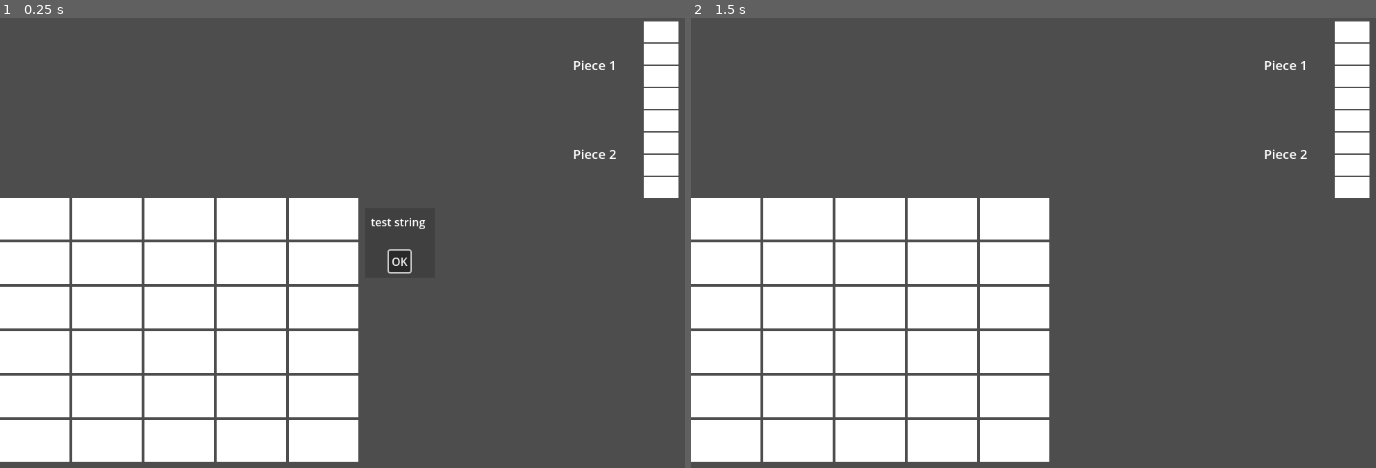
Above: before the commit, frames 1-2 (left to right).
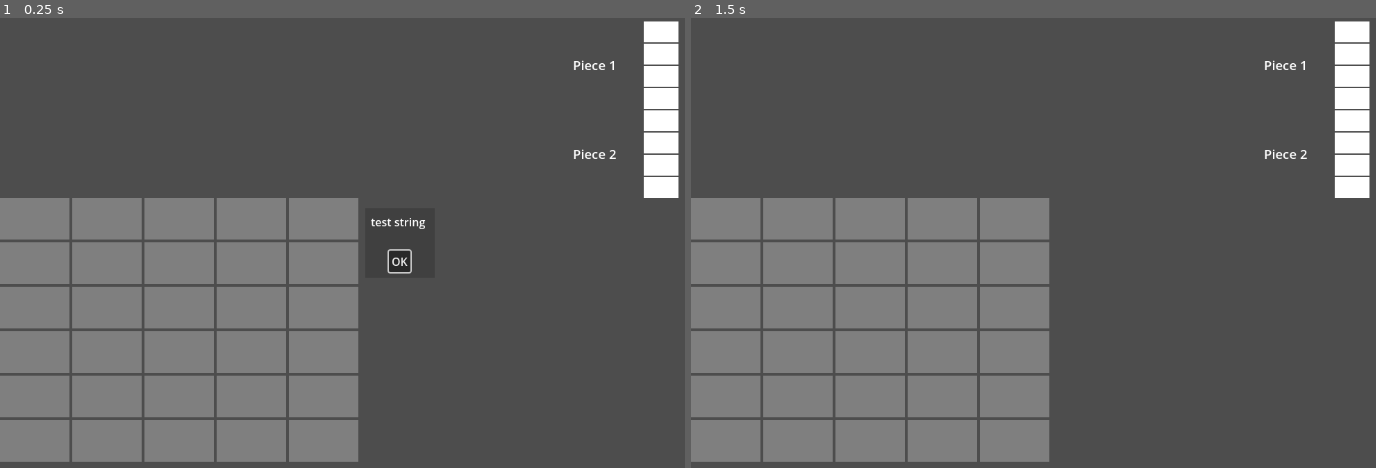
Above: after the commit, the same moments.

Repository: AlexanderHarrison/trillionaire
Game: Godot game, scene res://root.tscn
Same seed, same stepped clock (60 frames per second), same inputs: the game is played once before the commit and once after it.
Inputs (mouse positions are in pixels of both pictures, inside the frame that each line leads up to):
- Up to frame 1 (0.25 s): no input
- Up to frame 2 (1.5 s): click "OK" at 0.5 s; tap Enter at 1.25 s; move the mouse to (1314, 63) at 1.27 s; click (1314, 63) at 1.42 s

The runs differ from the first frame. In frame 1, 29% of the frame differs, in the area x 0-53%, y 40-99%; in frame 2, 29%.

Commit message:
schedule changes

Diff:
--- a/free_hour.tscn
+++ b/free_hour.tscn
@@ -2,4 +2,4 @@
 
 [node name="GridSpot" type="ColorRect"]
 custom_minimum_size = Vector2(100, 60)
-color = Color(1, 1, 1, 0)
+color = Color(1, 1, 1, 0.282353)
--- a/schedule.tscn
+++ b/schedule.tscn
@@ -1,6 +1,6 @@
 [gd_scene load_steps=2 format=3 uid="uid://b7ydvhu6dysqm"]
 
-[ext_resource type="PackedScene" uid="uid://djp5j18pjssb6" path="res://hour.tscn" id="1_bwcgp"]
+[ext_resource type="PackedScene" uid="uid://b6eno0c6fhadl" path="res://free_hour.tscn" id="1_u2jjd"]
 
 [node name="schedule" type="GridContainer"]
 offset_top = 259.0
@@ -8,92 +8,92 @@
 offset_bottom = 646.0
 columns = 5
 
-[node name="hour" parent="." instance=ExtResource("1_bwcgp")]
+[node name="free" parent="." instance=ExtResource("1_u2jjd")]
 layout_mode = 2
 
-[node name="hour2" parent="." instance=ExtResource("1_bwcgp")]
+[node name="free2" parent="." instance=ExtResource("1_u2jjd")]
 layout_mode = 2
 
-[node name="hour3" parent="." instance=ExtResource("1_bwcgp")]
+[node name="free3" parent="." instance=ExtResource("1_u2jjd")]
 layout_mode = 2
 
-[node name="hour4" parent="." instance=ExtResource("1_bwcgp")]
+[node name="free4" parent="." instance=ExtResource("1_u2jjd")]
 layout_mode = 2
 
-[node name="hour5" parent="." instance=ExtResource("1_bwcgp")]
+[node name="free5" parent="." instance=ExtResource("1_u2jjd")]
 layout_mode = 2
 
-[node name="hour6" parent="." instance=ExtResource("1_bwcgp")]
+[node name="free6" parent="." instance=ExtResource("1_u2jjd")]
 layout_mode = 2
 
-[node name="hour7" parent="." instance=ExtResource("1_bwcgp")]
+[node name="free7" parent="." instance=ExtResource("1_u2jjd")]
 layout_mode = 2
 
-[node name="hour8" parent="." instance=ExtResource("1_bwcgp")]
+[node name="free8" parent="." instance=ExtResource("1_u2jjd")]
 layout_mode = 2
 
-[node name="hour9" parent="." instance=ExtResource("1_bwcgp")]
+[node name="free9" parent="." instance=ExtResource("1_u2jjd")]
 layout_mode = 2
 
-[node name="hour10" parent="." instance=ExtResource("1_bwcgp")]
+[node name="free10" parent="." instance=ExtResource("1_u2jjd")]
 layout_mode = 2
 
-[node name="hour11" parent="." instance=ExtResource("1_bwcgp")]
+[node name="free11" parent="." instance=ExtResource("1_u2jjd")]
 layout_mode = 2
 
-[node name="hour12" parent="." instance=ExtResource("1_bwcgp")]
+[node name="free12" parent="." instance=ExtResource("1_u2jjd")]
 layout_mode = 2
 
-[node name="hour13" parent="." instance=ExtResource("1_bwcgp")]
+[node name="free13" parent="." instance=ExtResource("1_u2jjd")]
 layout_mode = 2
 
-[node name="hour14" parent="." instance=ExtResource("1_bwcgp")]
+[node name="free14" parent="." instance=ExtResource("1_u2jjd")]
 layout_mode = 2
 
-[node name="hour15" parent="." instance=ExtResource("1_bwcgp")]
+[node name="free15" parent="." instance=ExtResource("1_u2jjd")]
 layout_mode = 2
 
-[node name="hour16" parent="." instance=ExtResource("1_bwcgp")]
+[node name="free16" parent="." instance=ExtResource("1_u2jjd")]
 layout_mode = 2
 
-[node name="hour17" parent="." instance=ExtResource("1_bwcgp")]
+[node name="free17" parent="." instance=ExtResource("1_u2jjd")]
 layout_mode = 2
 
-[node name="hour18" parent="." instance=ExtResource("1_bwcgp")]
+[node name="free18" parent="." instance=ExtResource("1_u2jjd")]
 layout_mode = 2
 
-[node name="hour19" parent="." instance=ExtResource("1_bwcgp")]
+[node name="free19" parent="." instance=ExtResource("1_u2jjd")]
 layout_mode = 2
 
-[node name="hour20" parent="." instance=ExtResource("1_bwcgp")]
+[node name="free20" parent="." instance=ExtResource("1_u2jjd")]
 layout_mode = 2
 
-[node name="hour21" parent="." instance=ExtResource("1_bwcgp")]
+[node name="free21" parent="." instance=ExtResource("1_u2jjd")]
 layout_mode = 2
 
-[node name="hour22" parent="." instance=ExtResource("1_bwcgp")]
+[node name="free22" parent="." instance=ExtResource("1_u2jjd")]
 layout_mode = 2
 
-[node name="hour23" parent="." instance=ExtResource("1_bwcgp")]
+[node name="free23" parent="." instance=ExtResource("1_u2jjd")]
 layout_mode = 2
 
-[node name="hour24" parent="." instance=ExtResource("1_bwcgp")]
+[node name="free24" parent="." instance=ExtResource("1_u2jjd")]
 layout_mode = 2
 
-[node name="hour25" parent="." instance=ExtResource("1_bwcgp")]
+[node name="free25" parent="." instance=ExtResource("1_u2jjd")]
 layout_mode = 2
 
-[node name="hour26" parent="." instance=ExtResource("1_bwcgp")]
+[node name="free26" parent="." instance=ExtResource("1_u2jjd")]
 layout_mode = 2
 
-[node name="hour27" parent="." instance=ExtResource("1_bwcgp")]
+[node name="free27" parent="." instance=ExtResource("1_u2jjd")]
 layout_mode = 2
 
-[node name="hour28" parent="." instance=ExtResource("1_bwcgp")]
+[node name="free28" parent="." instance=ExtResource("1_u2jjd")]
 layout_mode = 2
 
-[node name="hour29" parent="." instance=ExtResource("1_bwcgp")]
+[node name="free29" parent="." instance=ExtResource("1_u2jjd")]
 layout_mode = 2
 
-[node name="hour30" parent="." instance=ExtResource("1_bwcgp")]
+[node name="free30" parent="." instance=ExtResource("1_u2jjd")]
 layout_mode = 2
